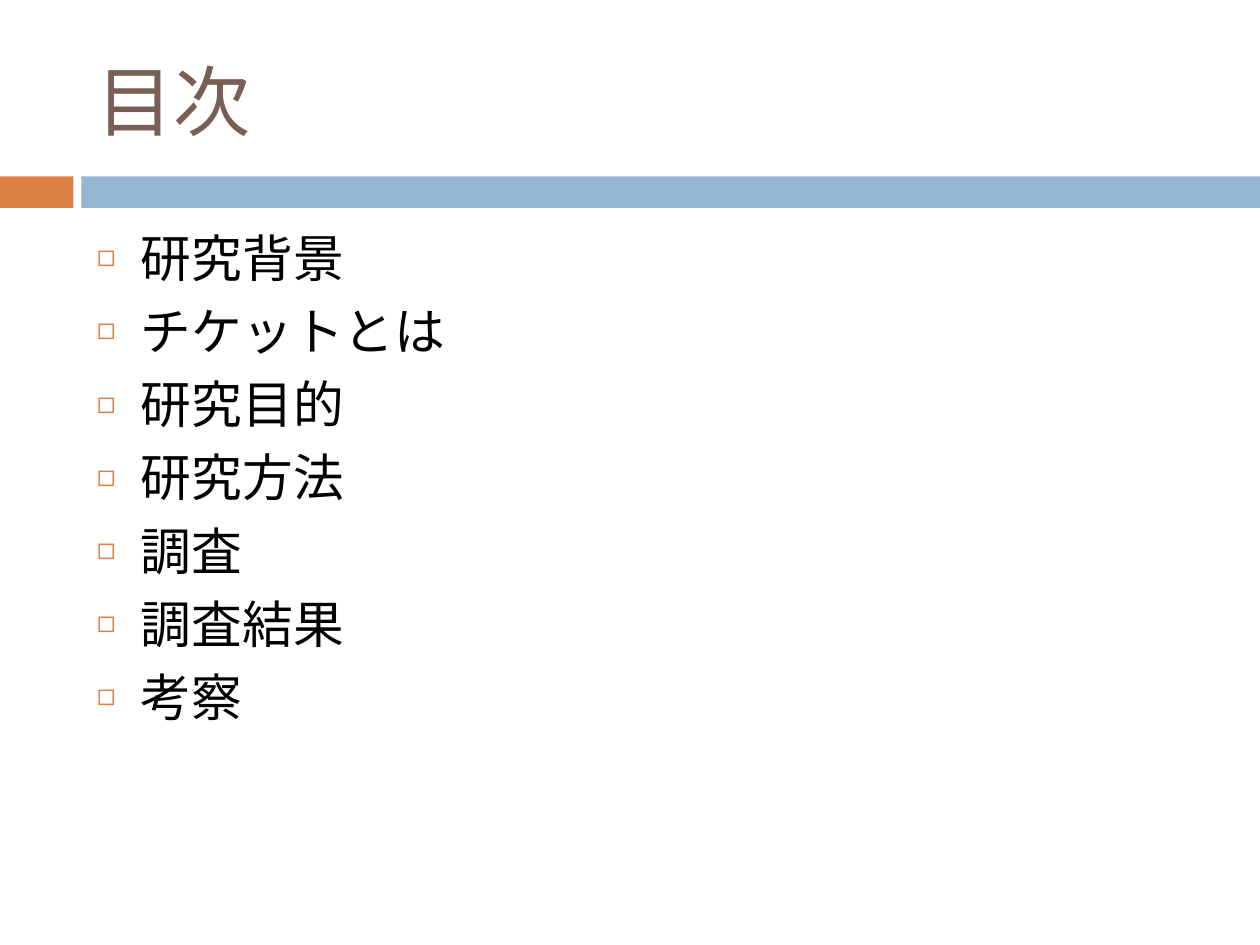
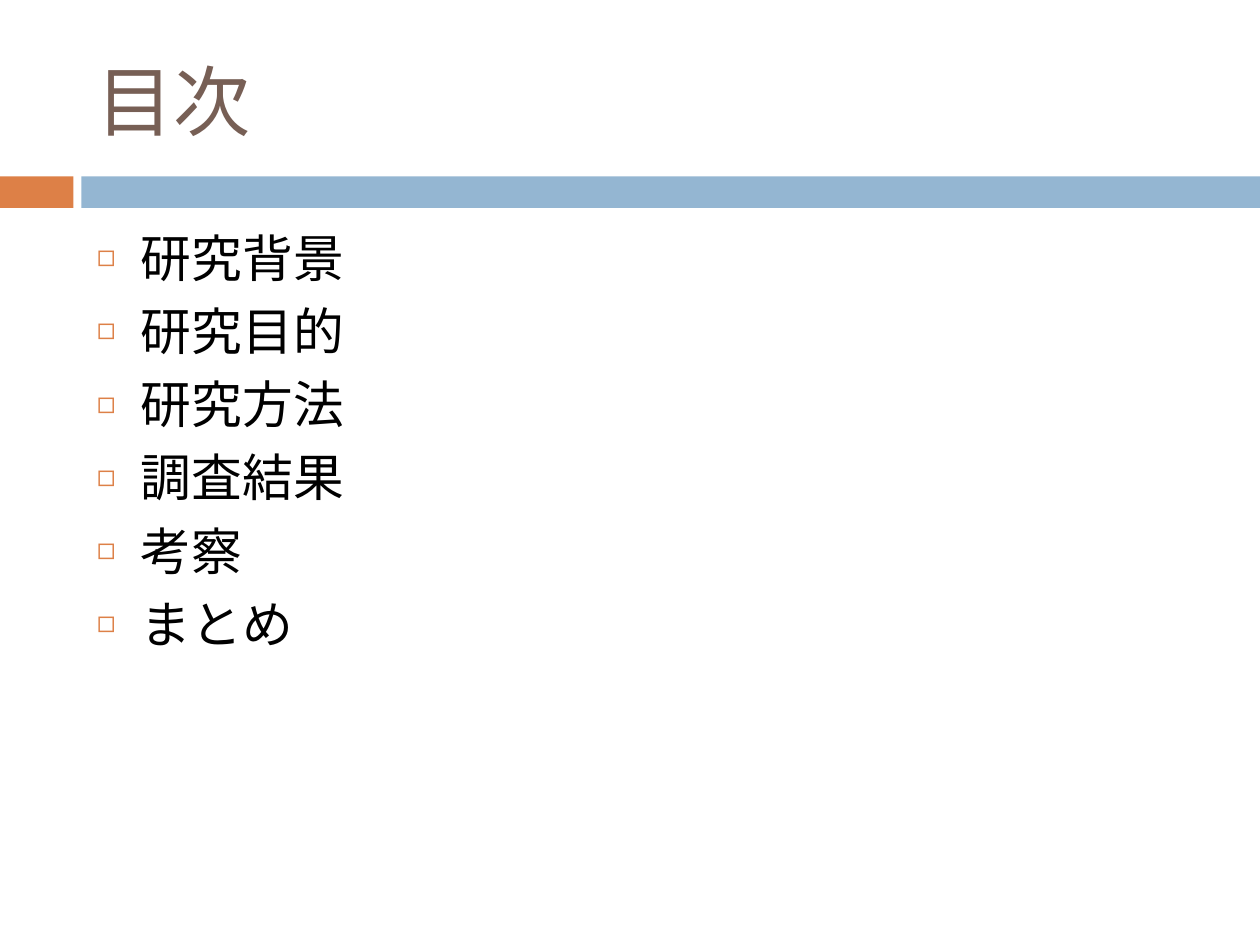
Before and after one commit to keimatsui/kadai, a slide deck: slide 2 of 卒業論文/2012/久保孝樹/最終発表/最終発表.pptx. Drawn at 1260x945 pixels with LibreOffice and Linux fonts; fonts in the diff are those of the drawing. Boxes give left, top, right and bottom in pixels: in the first picture for what was removed or moved away, otherwise in the second. Text is boxed around its words. In the diff, an @@ line names an element or a change of style, - is before the commit and + after.

Commit message:
編集

```diff
--- a/卒業論文/2012/久保孝樹/最終発表/最終発表.pptx
+++ b/卒業論文/2012/久保孝樹/最終発表/最終発表.pptx
@@ text at [141,310,446,354]: paragraph removed @@
-◻ チケットとは
@@ text at [141,527,242,574]: paragraph removed @@
-◻ 調査
@@ text at [141,602,293,646]: paragraph added @@
+◻ まとめ
```
